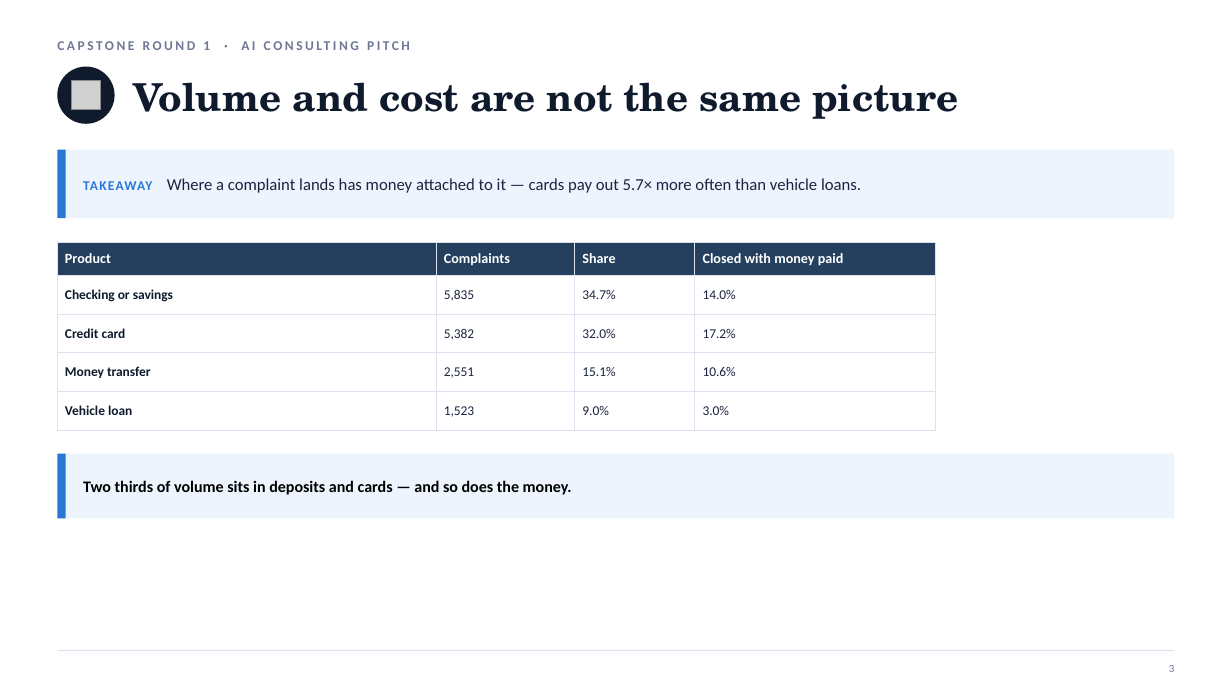
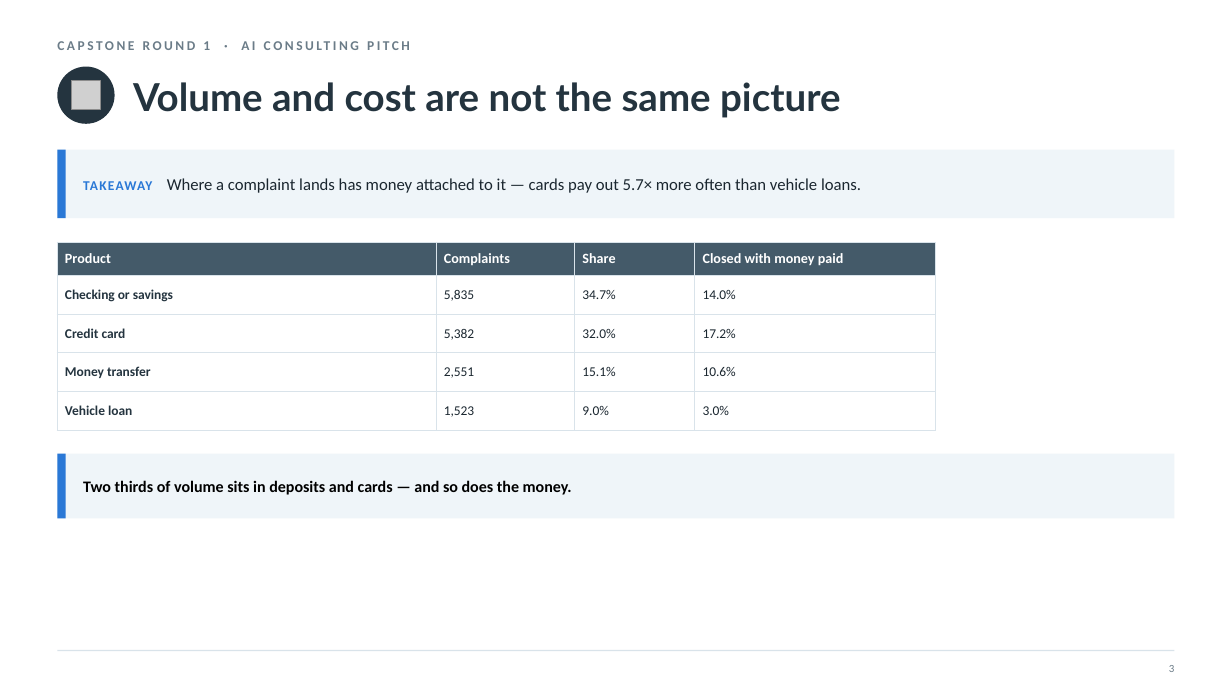
Before and after one commit to nyelugo/PROJECT-Capstone-AI-Consulting, a slide deck: slide 4 of presentation/round1_pitch.pptx. Drawn at 1232x693 pixels with LibreOffice and Linux fonts; fonts in the diff are those of the drawing; grey boxes stand for pictures. Boxes give left, top, right and bottom in pixels: in the first picture for what was removed or moved away, otherwise in the second. Text is boxed around its words. In the diff, an @@ line names an element or a change of style, - is before the commit and + after.

```diff
--- a/presentation/round1_pitch.pptx
+++ b/presentation/round1_pitch.pptx
@@ ellipse at box(57, 67, 115, 124): fill #0F1B2D to #24343F @@
@@ text "Volume and cost are not ..." at box(133, 82, 841, 118): font TeX Gyre Schola to Lato, text colour #0F1B2D to #24343F @@
@@ rectangle at box(57, 150, 1175, 218): fill #EDF4FE to #EFF5F9 @@
@@ text "TAKEAWAY Where a complaint lands ..." at box(83, 178, 861, 193): text colour #1C2440 to #1B2730 @@
@@ table at box(57, 242, 935, 421) @@
@@ fill #24405E to #445A69 in row 1 @@
@@ text colour #0F1B2D to #24343F in "Checking or savings", "Credit card", "Money transfer", "Vehicle loan" @@
@@ text colour #1C2440 to #1B2730 in "5,835", "34.7%", "14.0%", "5,382" and 8 more places @@
@@ borders changed @@
```
Also in this commit, not shown: 13 other slides changed, 2 other files.
